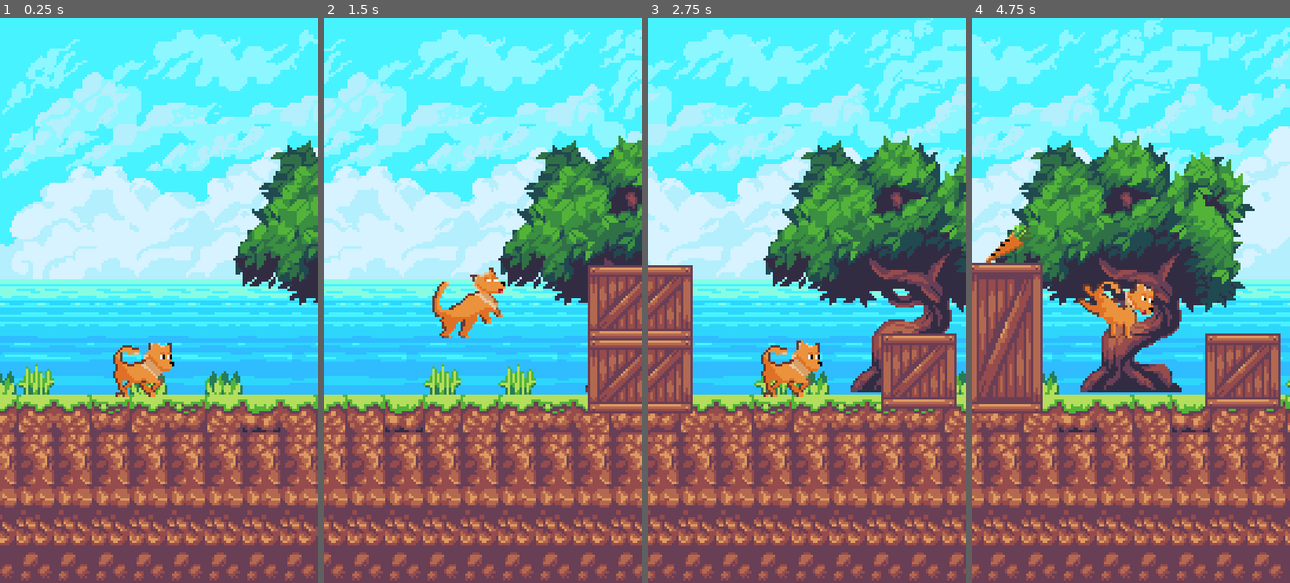
Above: before the commit, frames 1-4 (left to right).
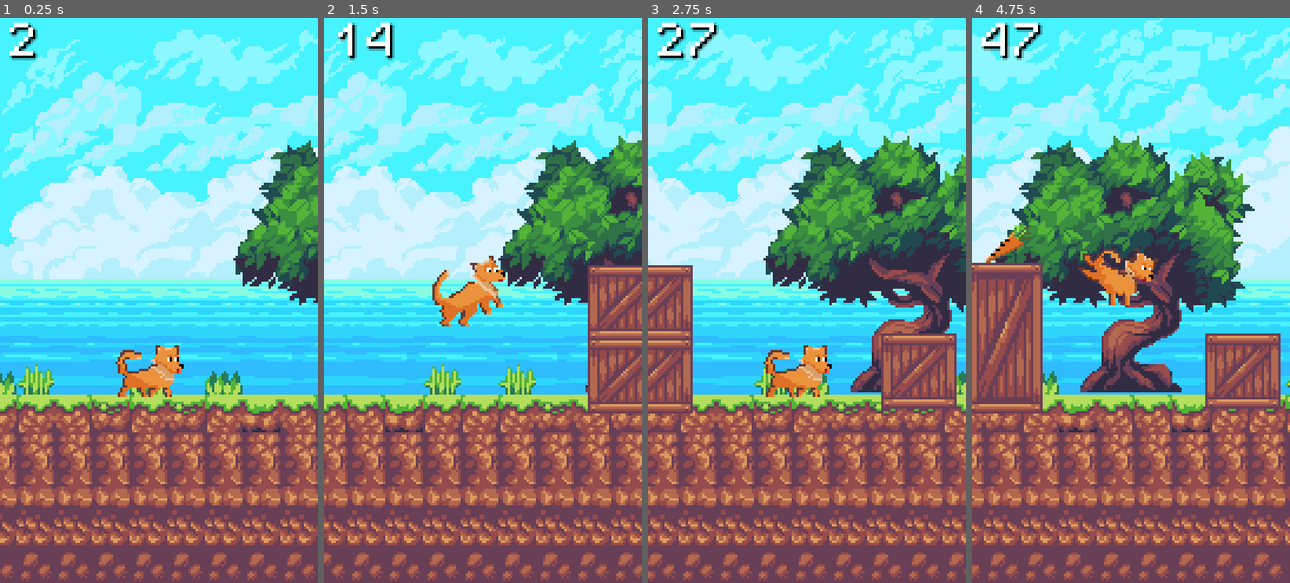
Above: after the commit, the same moments.

Repository: nikolaikilt/godot-2d-jumping-dog
Game: Godot game, scene res://scenes/game.tscn
The game is run twice, just before and just after one commit, with the same random seed, the same clock (stepped at 60 frames per second) and the same inputs.
Inputs (mouse positions are in pixels of both pictures, inside the frame that each line leads up to):
- Up to frame 1 (0.25 s): no input
- Up to frame 2 (1.5 s): move the mouse to (552, 272) at 0.52 s; click (552, 272) at 0.6 s; move the mouse to (419, 328) at 1.27 s; click (419, 328) at 1.35 s
- Up to frame 3 (2.75 s): move the mouse to (838, 176) at 2.02 s; click (838, 176) at 2.1 s
- Up to frame 4 (4.75 s): move the mouse to (1115, 413) at 2.77 s; click (1115, 413) at 2.85 s; move the mouse to (1226, 385) at 3.52 s; click (1226, 385) at 3.6 s; move the mouse to (1035, 215) at 4.27 s; click (1035, 215) at 4.35 s

The runs differ from the first frame. In frame 1, 1.6% of the frame differs, in the area x 2-58%, y 0-68%; in frame 2, 2.4%; in frame 3, 2.0%; in frame 4, 3.0%, in the area x 2-59%, y 0-57%.

Commit message:
Added score

Diff:
--- a/scenes/frog.tscn
+++ b/scenes/frog.tscn
@@ -26,9 +26,14 @@
 "speed": 5.0
 }]
 
-[sub_resource type="CapsuleShape2D" id="CapsuleShape2D_dqkch"]
-radius = 7.999999
-height = 15.999998
+[sub_resource type="SegmentShape2D" id="SegmentShape2D_dinhu"]
+a = Vector2(-1.9073486e-06, -9.999999)
+
+[sub_resource type="SegmentShape2D" id="SegmentShape2D_bq5dj"]
+a = Vector2(4, -4)
+
+[sub_resource type="SegmentShape2D" id="SegmentShape2D_ba3ke"]
+b = Vector2(12, -1)
 
 [node name="Frog" type="CharacterBody2D" unique_id=1481729009]
 position = Vector2(13, 15)
@@ -45,12 +50,20 @@
 frame_progress = 0.68007237
 
 [node name="CollisionShape2D" type="CollisionShape2D" parent="." unique_id=892547122]
-position = Vector2(1, 5)
+position = Vector2(1, 11)
 rotation = 1.5707964
-shape = SubResource("CapsuleShape2D_dqkch")
+shape = SubResource("SegmentShape2D_dinhu")
 
 [node name="VisibleOnScreenNotifier2D" type="VisibleOnScreenNotifier2D" parent="." unique_id=1810443378]
-position = Vector2(2, 2)
+position = Vector2(4, 2)
 rect = Rect2(-13, -7, 22, 18)
 
+[node name="CollisionShape2D2" type="CollisionShape2D" parent="." unique_id=1059010028]
+position = Vector2(-8, 2)
+shape = SubResource("SegmentShape2D_bq5dj")
+
+[node name="CollisionShape2D3" type="CollisionShape2D" parent="." unique_id=540463175]
+position = Vector2(-6, 0)
+shape = SubResource("SegmentShape2D_ba3ke")
+
 [connection signal="screen_exited" from="VisibleOnScreenNotifier2D" to="." method="_on_visible_on_screen_notifier_2d_screen_exited"]
--- a/scenes/game.tscn
+++ b/scenes/game.tscn
@@ -12,6 +12,7 @@
 [ext_resource type="PackedScene" uid="uid://c4n5q4xcla5bm" path="res://scenes/cratedouble.tscn" id="4_vtaks"]
 [ext_resource type="PackedScene" uid="uid://wb2i2at2m6xc" path="res://scenes/carrot_crane.tscn" id="5_kvpfn"]
 [ext_resource type="AudioStream" uid="uid://dgpcy8la8iyhq" path="res://assets/sounds/my_jumping_dog_ost.ogg" id="6_dinhu"]
+[ext_resource type="FontFile" uid="uid://beyvqr6xm3s2i" path="res://assets/PixelOperator8.ttf" id="13_kvuet"]
 
 [sub_resource type="WorldBoundaryShape2D" id="WorldBoundaryShape2D_bq5dj"]
 
@@ -214,4 +215,61 @@
 [node name="EnemyTimer" type="Timer" parent="." unique_id=94303163]
 autostart = true
 
+[node name="HUD" type="CanvasLayer" parent="." unique_id=1821529400]
+
+[node name="Score" type="Label" parent="HUD" unique_id=214648789]
+offset_left = 2.0
+offset_top = 2.0
+offset_right = 42.0
+offset_bottom = 25.0
+theme_override_colors/font_shadow_color = Color(0, 0, 0, 1)
+theme_override_fonts/font = ExtResource("13_kvuet")
+text = "0"
+
+[node name="Final Message" type="Label" parent="HUD" unique_id=321929976]
+visible = false
+anchors_preset = 8
+anchor_left = 0.5
+anchor_top = 0.5
+anchor_right = 0.5
+anchor_bottom = 0.5
+offset_left = -67.5
+offset_top = -16.0
+offset_right = 76.5
+grow_horizontal = 2
+grow_vertical = 2
+size_flags_horizontal = 4
+theme_override_colors/font_shadow_color = Color(0, 0, 0, 1)
+theme_override_fonts/font = ExtResource("13_kvuet")
+theme_override_font_sizes/font_size = 14
+text = "YOU SCORED:"
+horizontal_alignment = 1
+
+[node name="Final score" type="Label" parent="HUD" unique_id=868118107]
+visible = false
+anchors_preset = 8
+anchor_left = 0.5
+anchor_top = 0.5
+anchor_right = 0.5
+anchor_bottom = 0.5
+offset_left = -20.0
+offset_top = 8.5
+offset_right = 20.0
+offset_bottom = 31.5
+grow_horizontal = 2
+grow_vertical = 2
+theme_override_colors/font_shadow_color = Color(0, 0, 0, 1)
+theme_override_fonts/font = ExtResource("13_kvuet")
+text = "0"
+horizontal_alignment = 1
+
+[node name="ScoreTimer" type="Timer" parent="." unique_id=860529008]
+wait_time = 0.1
+autostart = true
+
+[node name="SpeedTime" type="Timer" parent="." unique_id=620639730]
+
+[connection signal="hit" from="player" to="." method="_on_player_hit"]
 [connection signal="timeout" from="EnemyTimer" to="." method="_on_enemy_timer_timeout"]
+[connection signal="timeout" from="ScoreTimer" to="." method="_on_score_timer_timeout"]
+[connection signal="timeout" from="SpeedTime" to="." method="_on_speed_time_timeout"]
--- a/scenes/player.tscn
+++ b/scenes/player.tscn
@@ -4,6 +4,10 @@
 [ext_resource type="Texture2D" uid="uid://chbws2gvm7pow" path="res://assets/gogo_sprites/idle/idlenew.png" id="2_dqkch"]
 [ext_resource type="Texture2D" uid="uid://dn6uvy5amvr8e" path="res://assets/gogo_sprites/jump/3jump1.png" id="2_fjrip"]
 [ext_resource type="Texture2D" uid="uid://drmdeio1w64rh" path="res://assets/gogo_sprites/run/runnew.png" id="4_qlg0r"]
+
+[sub_resource type="AtlasTexture" id="AtlasTexture_60mlk"]
+atlas = ExtResource("2_fjrip")
+region = Rect2(70, 0, 35, 32)
 
 [sub_resource type="AtlasTexture" id="AtlasTexture_tuyoq"]
 atlas = ExtResource("2_dqkch")
@@ -28,10 +32,6 @@
 [sub_resource type="AtlasTexture" id="AtlasTexture_smehm"]
 atlas = ExtResource("2_fjrip")
 region = Rect2(35, 0, 35, 32)
-
-[sub_resource type="AtlasTexture" id="AtlasTexture_y4r1p"]
-atlas = ExtResource("2_fjrip")
-region = Rect2(70, 0, 35, 32)
 
 [sub_resource type="AtlasTexture" id="AtlasTexture_dqkch"]
 atlas = ExtResource("4_qlg0r")
@@ -73,6 +73,14 @@
 animations = [{
 "frames": [{
 "duration": 1.0,
+"texture": SubResource("AtlasTexture_60mlk")
+}],
+"loop": 0,
+"name": &"falling",
+"speed": 5.0
+}, {
+"frames": [{
+"duration": 1.0,
 "texture": SubResource("AtlasTexture_tuyoq")
 }, {
 "duration": 1.0,
@@ -94,9 +102,6 @@
 }, {
 "duration": 1.0,
 "texture": SubResource("AtlasTexture_smehm")
-}, {
-"duration": 1.0,
-"texture": SubResource("AtlasTexture_y4r1p")
 }],
 "loop": 0,
 "name": &"jump",
@@ -132,7 +137,7 @@
 }],
 "loop": 1,
 "name": &"run",
-"speed": 8.0
+"speed": 6.0
 }]
 
 [sub_resource type="CapsuleShape2D" id="CapsuleShape2D_dqkch"]
@@ -152,10 +157,9 @@
 position = Vector2(-0.46093702, 0.99999976)
 scale = Vector2(0.99776787, 0.9375)
 sprite_frames = SubResource("SpriteFrames_bq5dj")
-animation = &"jump"
+animation = &"run"
 autoplay = "run"
-frame = 2
-frame_progress = 1.0
+frame_progress = 0.02657992
 
 [node name="CollisionShape2D" type="CollisionShape2D" parent="." unique_id=2143557320]
 position = Vector2(-4, 7)
--- a/scripts/game.gd
+++ b/scripts/game.gd
@@ -1,7 +1,7 @@
 extends Node
 
 @export var enemy_scenes: Array[PackedScene]
-
+var score = 0
 # Called when the node enters the scene tree for the first time.
 func _ready() -> void:
 	pass # Replace with function body.
@@ -23,3 +23,27 @@
 		enemy_instance.position = Vector2(187,150)
 	add_child(enemy_instance)
 	pass # Replace with function body.
+
+
+func _on_player_hit() -> void:
+	$ScoreTimer.stop()
+	$HUD/Score.hide()
+	$"HUD/Final Message".show()
+	$"HUD/Final score".text = str(score)
+	$"HUD/Final score".show()
+	$BackgroundMusic.pitch_scale = 0.4
+	Engine.time_scale = 0.1
+	await get_tree().create_timer( 3 *Engine.time_scale).timeout
+	#ricarico la scena corrente
+	Engine.time_scale = 1
+	get_tree().reload_current_scene()
+
+
+
+func _on_score_timer_timeout() -> void:
+	score +=1
+	$HUD/Score.text = str(score)
+
+
+func _on_speed_time_timeout() -> void:
+	Engine.time_scale += 0.01
--- a/scripts/player.gd
+++ b/scripts/player.gd
@@ -1,7 +1,8 @@
 extends CharacterBody2D
-const JUMP_VELOCITY = -245.0
+const JUMP_VELOCITY = -280.0
 signal hit
 var fixed_x: float
+
 
 func _ready() -> void:
 	fixed_x = Global.global_position_player
@@ -10,6 +11,8 @@
 	# Add the gravity.
 	if not is_on_floor():
 		velocity += get_gravity() * delta
+		if velocity.y >0:
+			$AnimatedSprite2D.play("falling")
 	else:
 		$AnimatedSprite2D.play("run")
 
@@ -26,5 +29,5 @@
 	var collision = get_last_slide_collision()
 	if collision:
 		var collider = collision.get_collider()
-		if collider is CharacterBody2D and collider.name == "Frog":
+		if collider is CharacterBody2D :
 			hit.emit()
